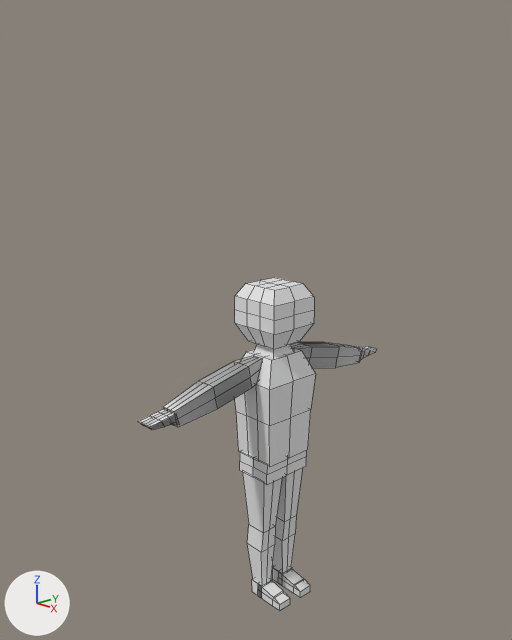
A saved change to the Blender file CgaracterPoly.blend.
Camera for both pictures: a 50 mm camera at (14.95, -14.62, 8.62) aimed at (-0.55, -0.25, 2.62). Every picture has the same lights, and +X, +Y and +Z are marked at lower left. Mesh edges are drawn as thin lines.
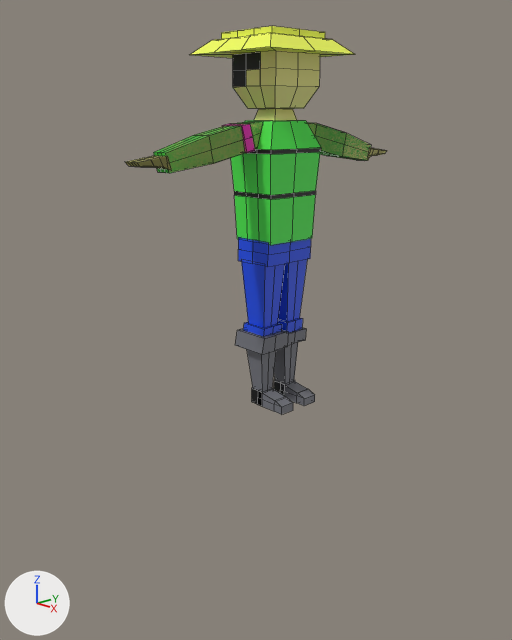
Boxes (x1, y1, x2, y2) around the edits, measured in the pictures (512 x 640 px):
'Cube', reshaped, moved (10% wider, 16% taller): before (138, 278, 377, 611); after (125, 26, 387, 414)
part 1 of me_cube, built on: before (200, 278, 315, 552); after (190, 26, 354, 354)
part 2 of me_cube, recoloured: before (138, 297, 377, 479); after (125, 51, 387, 262)
part 3 of me_cube, recoloured: before (240, 451, 306, 533); after (238, 237, 311, 328)
part 4 of me_cube, recoloured: before (163, 342, 362, 427); after (153, 120, 371, 173)
part 5 of me_cube, recoloured: before (252, 568, 282, 598); after (252, 380, 285, 406)
part 6 of me_cube, recoloured: before (247, 534, 310, 611); after (247, 342, 315, 414)

Patch to the scene script:
```diff
--- a/CgaracterPoly.blend.py
+++ b/CgaracterPoly.blend.py
@@ mat_cinta @@
+mat_cinta = principled_material('Cinta')
+mat_cinta.base_color = (0.803, 0.00865, 0.453)  # pink #e717b3
@@ mat_jacket @@
+mat_jacket = principled_material('Jacket')
+mat_jacket.base_color = (0.0651, 0.8, 0.069)  # green #48e74a
@@ mat_pelo @@
+mat_pelo = principled_material('Pelo')
+mat_pelo.base_color = (0.0, 0.0, 0.0)  # black #000000
@@ mat_botas @@
+mat_botas = principled_material('Botas')
+mat_botas.base_color = (0.169, 0.173, 0.199)  # grey #72737b
@@ mat_sombrero @@
+mat_sombrero = principled_material('Sombrero')
+mat_sombrero.base_color = (0.896, 1.0, 0.0953)  # yellow #f3ff57
@@ mat_pantalon_002 @@
+mat_pantalon_002 = principled_material('Pantalon.002')
+mat_pantalon_002.base_color = (0.00864, 0.0706, 0.801)  # blue #174be7
@@ mat_main @@
+mat_main = principled_material('Main')
+mat_main.base_color = (0.801, 0.773, 0.254)  # yellow #e7e48a
@@ me_cube @@
 # used by ob_cube; location = (0.0, 0.0, 0.0); scale = (0.931, 1.0, 1.47)
-me_cube.from_pydata(...)  # 552 vertices, 532 faces; spans x -0.92..1.17, y -4.89..4.89, z -4.58..2.59
+me_cube.from_pydata(...)  # 750 vertices, 730 faces; spans x -1.86..1.63, y -4.89..4.89, z -4.58..2.72
+# me_cube part 1
+# 7 vertices are removed from x -0.92..0.66, y -0.85..0.62, z 2.04..2.59
+# 63 faces are deleted
+# 4 vertices move from x -0.66..0.22, y -0.62..0.62, z 2.59 to x -1.86..0.46, y -1.68..1.57, z 2.33
+# 161 vertices are added at x -1.86..1.63, y -1.68..1.57, z -3.35..2.72
+# 10 new vertices lie (0.0, 1.11, 0.16) away from vertices in x -0.35..0.35, y -2.71..-2.56, z 0.41..0.89
+# 16 new vertices lie (0.0, 0.0, 0.13) away from vertices in x -1.18..1.0, y -1.05..0.97, z 2.59
+# 8 new vertices lie (0.29, 0.0, 0.0) away from vertices in x -0.44..0.15, y -1.65..-1.17, z 0.57..1.08
+# 5 new vertices lie (0.0, 0.53, 0.0) away from vertices in x -0.72..0.56, y -1.01..0.01, z -3.35..2.72
+# 5 new vertices lie (0.0, 0.49, 0.0) away from vertices in x -0.72..0.63, y -0.48..0.46, z -3.35..-3.01
+# 27 new faces join them, mat_pelo (black #000000)
+# 48 new faces join them, mat_jacket (green #48e74a)
+# 16 new faces join them, mat_cinta (pink #e717b3)
+# 60 new faces join them, mat_main (yellow #e7e48a)
+# 24 new faces join them, mat_pantalon_002 (blue #174be7)
+# 60 new faces join them, mat_sombrero (yellow #f3ff57)
+# 26 new faces join them, mat_botas (grey #72737b)
+# me_cube part 2: 293 faces spanning x -0.92..1.17, y -4.89..4.89, z -4.58..2.33 switch from mat_material (white #e7e7e7) to mat_main (yellow #e7e48a)
+# me_cube part 3: 32 faces spanning x -0.68..0.68, y -0.89..0.89, z -2.85..-1.1 switch from mat_material (white #e7e7e7) to mat_pantalon_002 (blue #174be7)
+# me_cube part 4: 87 faces spanning x -0.91..0.91, y -4.04..4.04, z -1.14..1.14 switch from mat_material (white #e7e7e7) to mat_jacket (green #48e74a)
+# me_cube part 5: 11 faces spanning x -0.92..0.31, y -0.72..0.85, z -4.58..2.33 switch from mat_material (white #e7e7e7) to mat_pelo (black #000000)
+# me_cube part 6: 43 faces spanning x -0.43..1.17, y -0.79..0.79, z -4.58..-3.35 switch from mat_material (white #e7e7e7) to mat_botas (grey #72737b)
+me_cube.materials.append(mat_sombrero)  # yellow #f3ff57
+me_cube.materials.append(mat_cinta)  # pink #e717b3
@@ ob_cube @@
 ob_cube = bpy.data.objects.new('Cube', me_cube)
-ob_cube.location = (0.0, 0.0, 0.0)
+ob_cube.location = (0.0, 0.0, 6.88)
 ob_cube.scale = (0.931, 1.0, 1.47)
```
